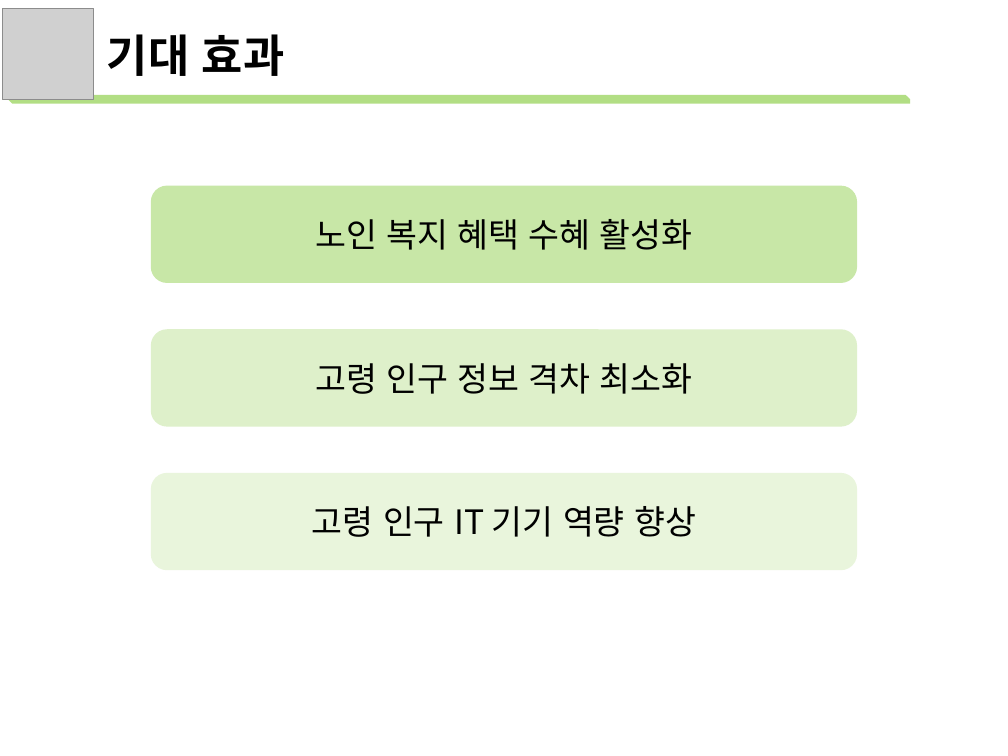
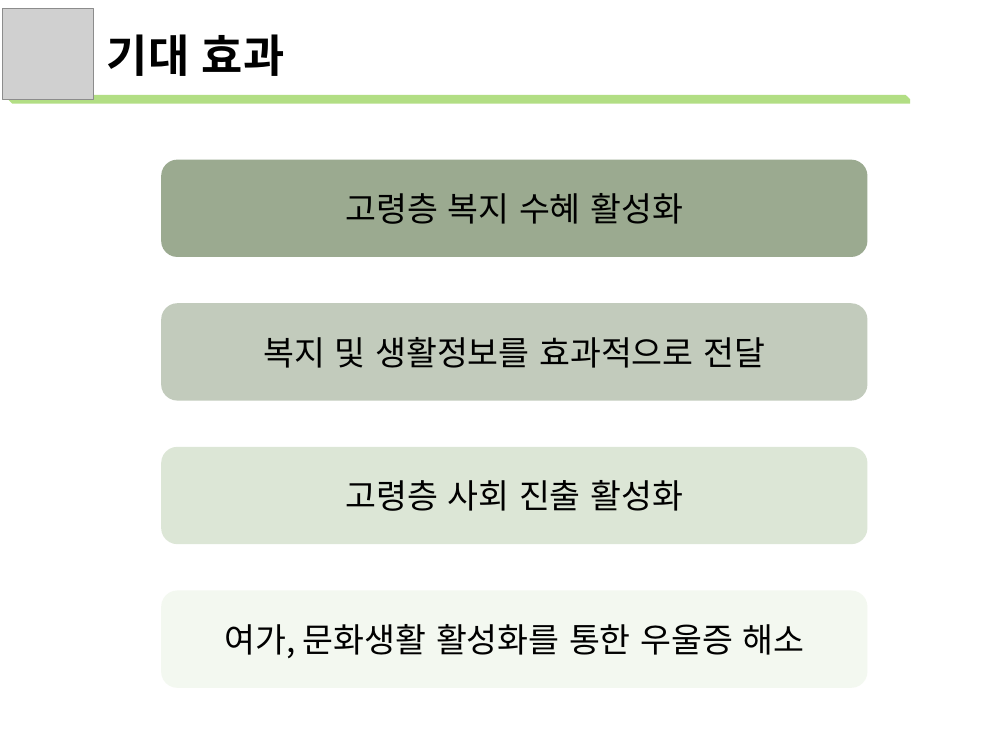
Before and after one commit to lejasa/2022PublicDataServiceProject_NIA, a slide deck: slide 15 of 아이디어제안서.pptx (slide 14 before the commit). Drawn at 1008x756 pixels with LibreOffice and Linux fonts; fonts in the diff are those of the drawing; grey boxes stand for pictures. Boxes give left, top, right and bottom in pixels: in the first picture for what was removed or moved away, otherwise in the second. Text is boxed around its words. In the diff, an @@ line names an element or a change of style, - is before the commit and + after.

```diff
--- a/아이디어제안서.pptx
+++ b/아이디어제안서.pptx
@@ rounded rectangle "고령층 복지 수혜 활성화" at bbox=[161, 160, 868, 257]: fill #92D050 at 50% opacity to #385723 at 50% opacity @@
@@ text in rounded rectangle at bbox=[346, 193, 683, 224]: text changed @@
-노인 복지 혜택 수혜 활성화
+고령층 복지 수혜 활성화
@@ 3 rounded rectangles: place and size @@
-3 rounded rectangles at bbox=[151, 185, 857, 570]
+3 rounded rectangles at bbox=[161, 160, 868, 544]
@@ rounded rectangle "복지 및 생활정보를 효과적으로 전달" at bbox=[161, 304, 868, 401]: fill #92D050 at 30% opacity to #385723 at 30% opacity @@
@@ text in rounded rectangle at bbox=[264, 337, 765, 368]: text changed @@
-고령 인구 정보 격차 최소화
+복지 및 생활정보를 효과적으로 전달
@@ rounded rectangle "고령층 사회 진출 활성화" at bbox=[161, 448, 868, 544]: fill #92D050 at 20% opacity to #548235 at 20% opacity @@
@@ text in rounded rectangle at bbox=[346, 480, 683, 511]: text changed @@
-고령 인구 IT 기기 역량 향상
+고령층 사회 진출 활성화
@@ rounded rectangle added at bbox=[161, 590, 868, 687], fill #C5E0B4 at 20% opacity, 18 pt, text #000000 @@
+여가, 문화생활 활성화를 통한 우울증 해소
```
Also in this commit, not shown: 8 other slides changed, 8 slides added, 6 slides removed, 3 other files.
